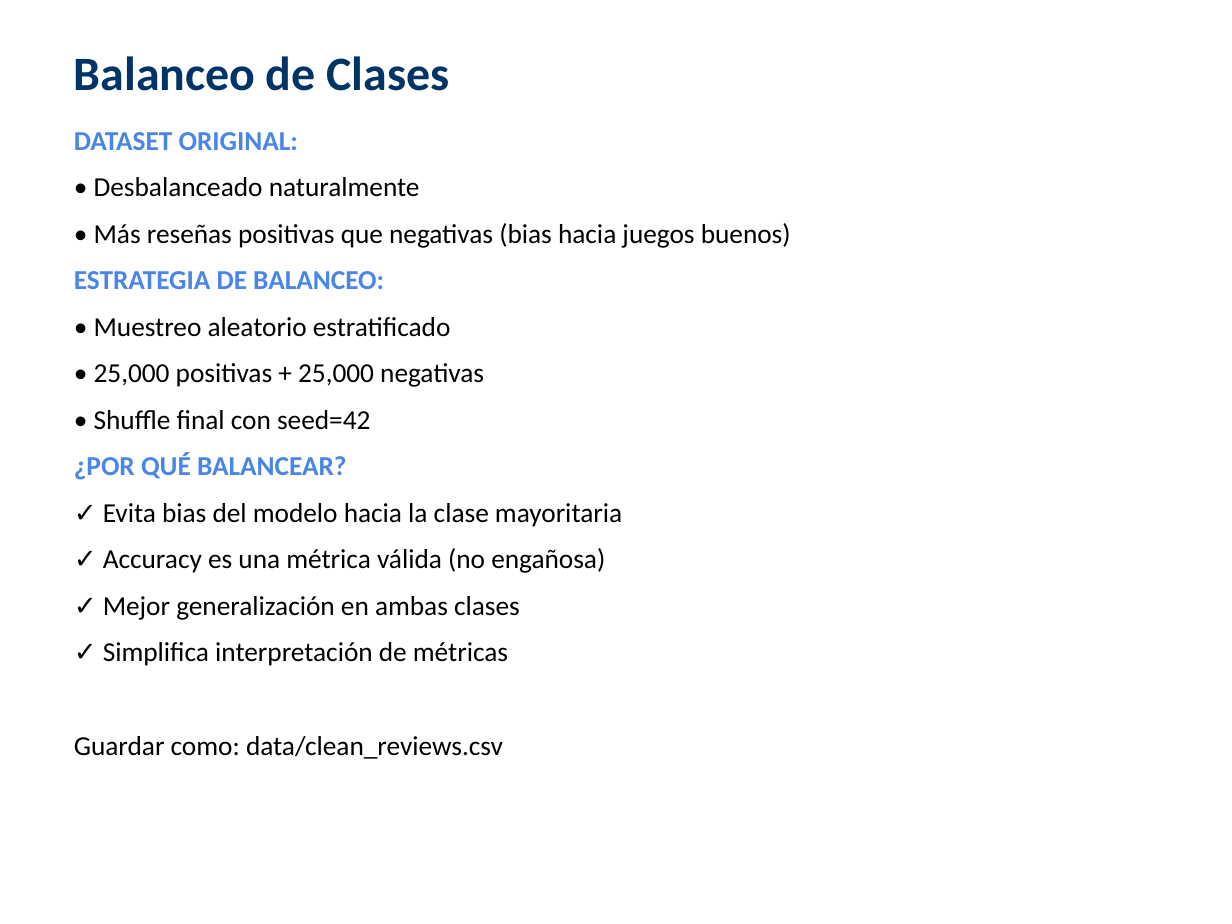
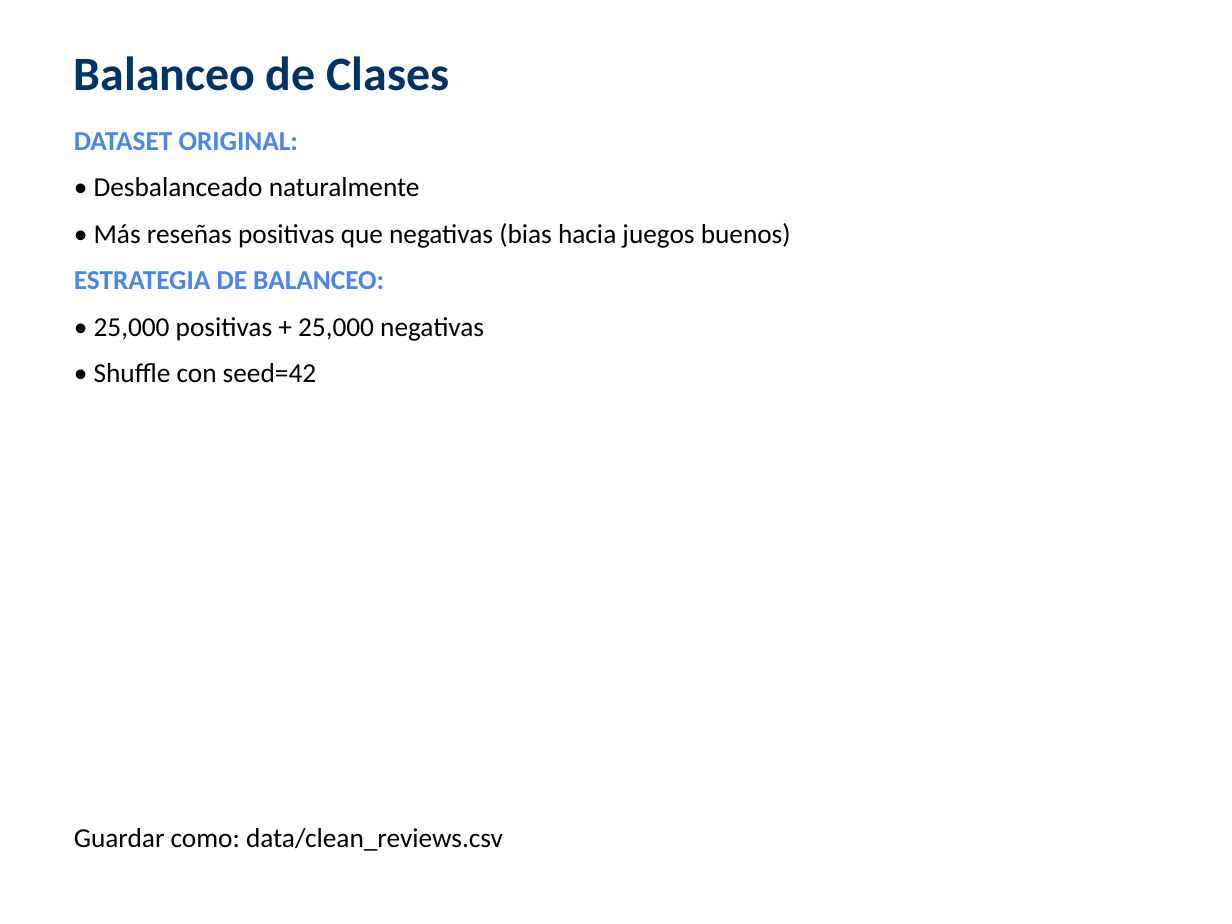
Before and after one commit to aguilarezequiel/stem-review-classifier, a slide deck: slide 25 of docs/Presentacion_Final_Steam_Classifier.pptx (slide 24 before the commit). Drawn at 1232x924 pixels with LibreOffice and Linux fonts; fonts in the diff are those of the drawing. Boxes give left, top, right and bottom in pixels: in the first picture for what was removed or moved away, otherwise in the second. Text is boxed around its words. In the diff, an @@ line names an element or a change of style, - is before the commit and + after.

```diff
--- a/docs/Presentacion_Final_Steam_Classifier.pptx
+++ b/docs/Presentacion_Final_Steam_Classifier.pptx
@@ text at (94,317,451,337): paragraph removed @@
-• Muestreo aleatorio estratificado
@@ text at (94,363,316,383): text changed @@
-• Shuffle final con seed=42
-¿POR QUÉ BALANCEAR?
-✓ Evita bias del modelo hacia la clase mayoritaria
-✓ Accuracy es una métrica válida (no engañosa)
-✓ Mejor generalización en ambas clases
-✓ Simplifica interpretación de métricas
+• Shuffle con seed=42
```
Also in this commit, not shown: 27 other slides changed, 4 slides added, 2 slides removed.
